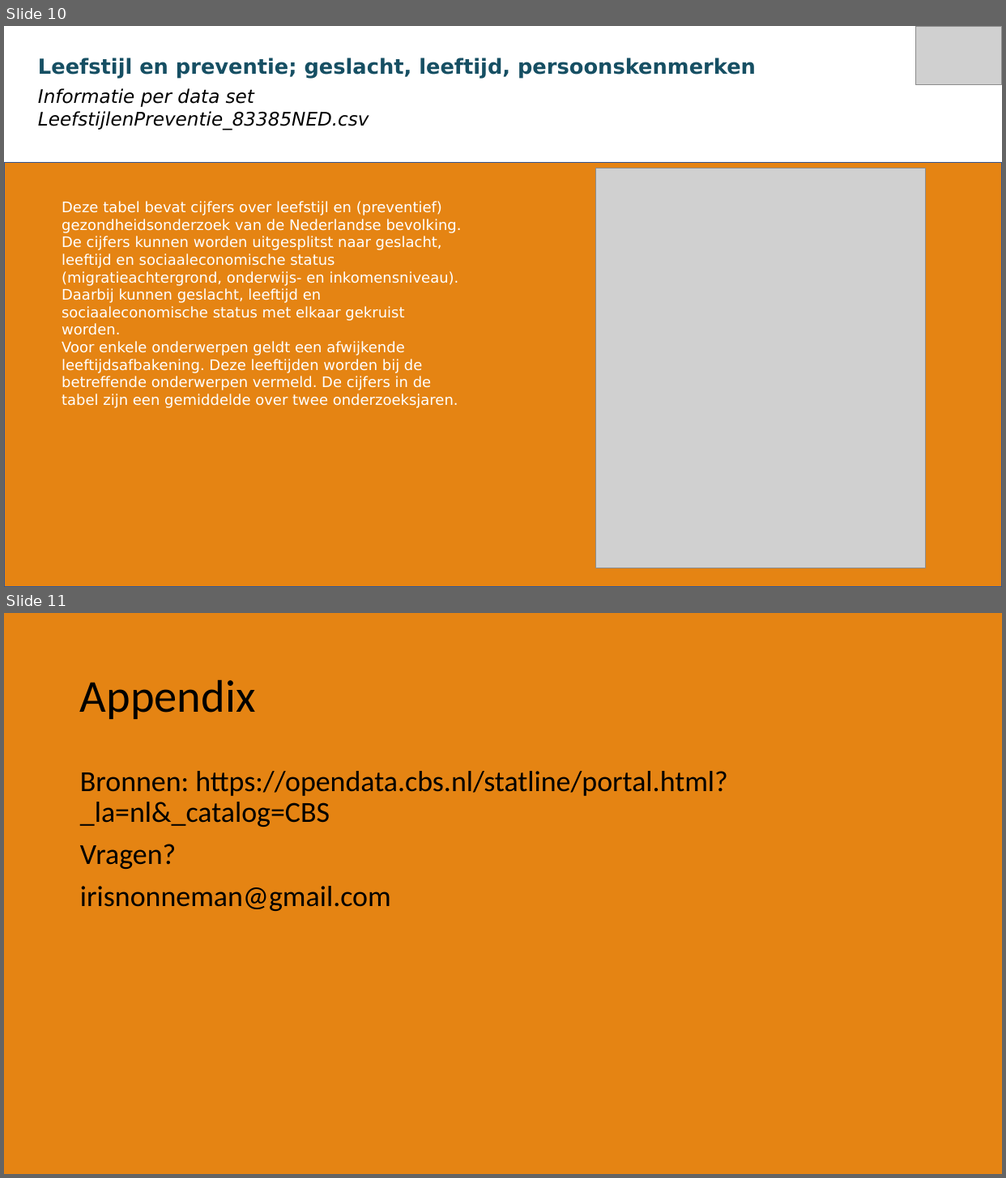
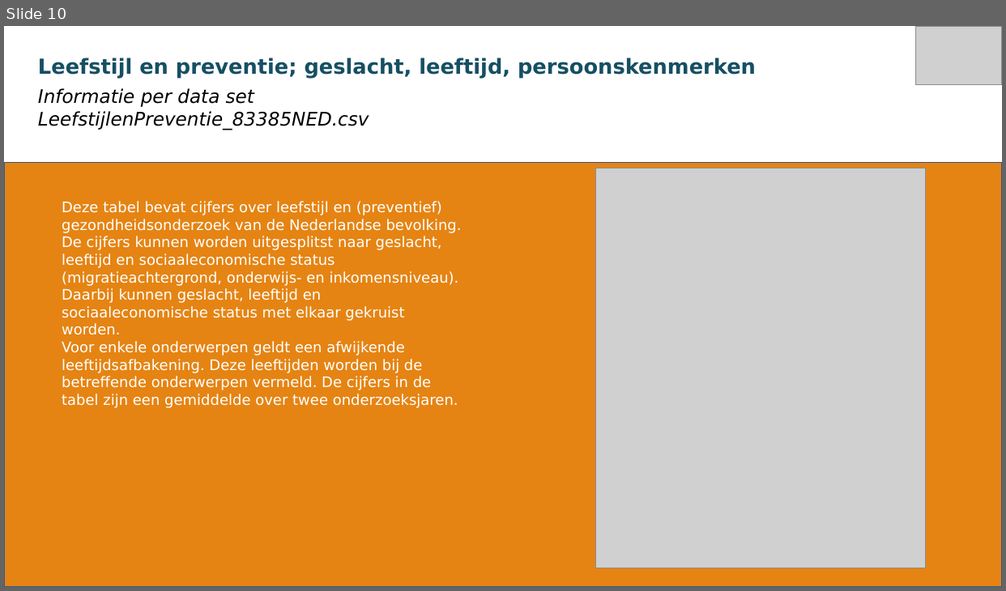
Before and after one commit to Oxylo/Hackathon_Life_Vitality, a slide deck: Upload/CBS/CBSdata.pptx. Shown one above the other, each under a label of ours: slides 10 and 11 before the commit, slide 10 after it. The pictures are 1006x1178 and 1006x591 pixels, drawn with LibreOffice and Linux fonts; fonts in the diff are those of the drawing; grey boxes stand for pictures. Boxes give left, top, right and bottom in pixels: in the first picture for what was removed or moved away, otherwise in the second. Text is boxed around its words. In the diff, an @@ line names an element or a change of style, - is before the commit and + after.

Commit message:
Updated CBS presentatie

```diff
--- a/Upload/CBS/CBSdata.pptx
+++ b/Upload/CBS/CBSdata.pptx
@@ slide 11 removed at (4, 613, 1002, 1174), background #E58413 @@
@@ title removed at (80, 679, 256, 719) @@
-Appendix
@@ text removed at (80, 771, 727, 911) @@
-Bronnen: https://opendata.cbs.nl/statline/portal.html?_la=nl&_catalog=CBS
-Vragen?
-irisnonneman@gmail.com
```
